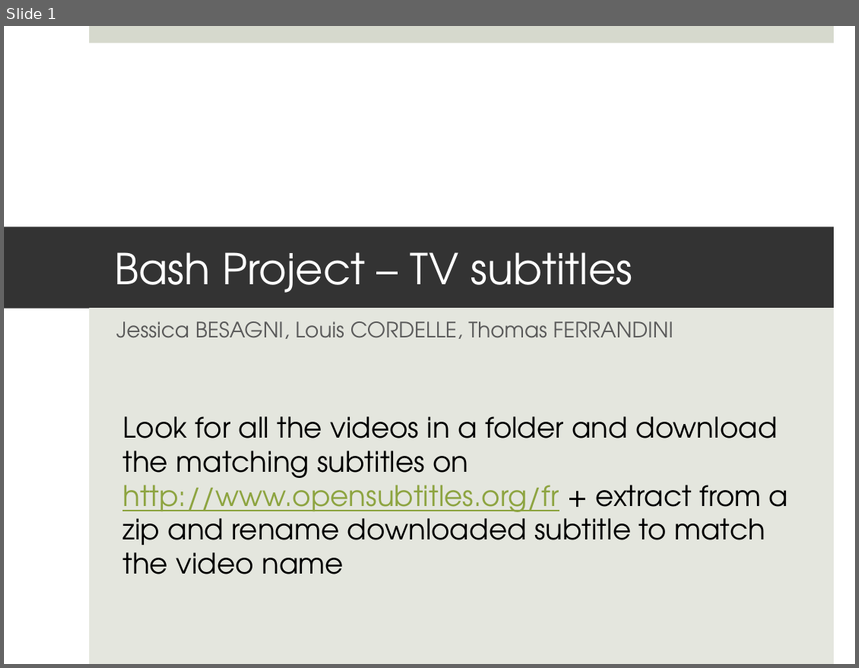
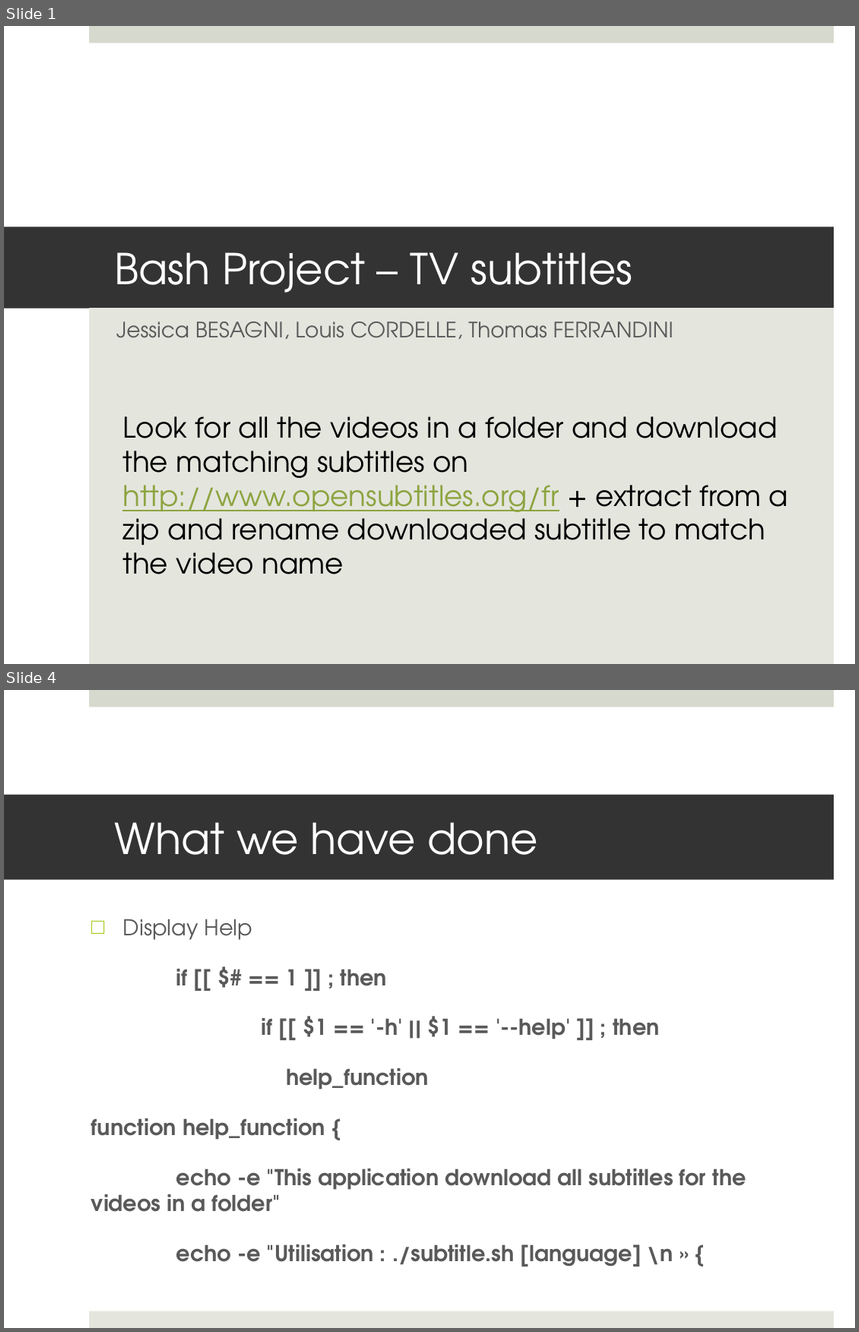
Before and after one commit to kiago/isepse2014, a slide deck: jessica.besagni/projects/Subtitles 2605.pptx. Shown one above the other, each under a label of ours: slide 1 before the commit, slides 1 and 4 after it; the slides between them are not shown. The pictures are 859x668 and 859x1332 pixels, drawn with LibreOffice and Linux fonts; fonts in the diff are those of the drawing. Boxes give left, top, right and bottom in pixels: in the first picture for what was removed or moved away, otherwise in the second. Text is boxed around its words. In the diff, an @@ line names an element or a change of style, - is before the commit and + after.

```diff
--- a/jessica.besagni/projects/Subtitles 2605.pptx
+++ b/jessica.besagni/projects/Subtitles 2605.pptx
@@ slide 4 added at [4,690,855,1328], background #FFFFFF; not listed: 2 template elements that a slide beside it also shows @@
@@ title added at [4,795,834,880], fill #333333, 36 pt, text #FFFFFF @@
+What we have done
@@ text added at [91,919,747,1267], 18.5 pt, text #595959, bold @@
+□ Display Help
+if [[ $# == 1 ]] ; then
+if [[ $1 == '-h' || $1 == '--help' ]] ; then
+help_function
+function help_function {
+echo -e "This application download all subtitles for the videos in a folder"
+echo -e "Utilisation : ./subtitle.sh [language] \n » {
```
Also in this commit, not shown: 3 slides changed.
